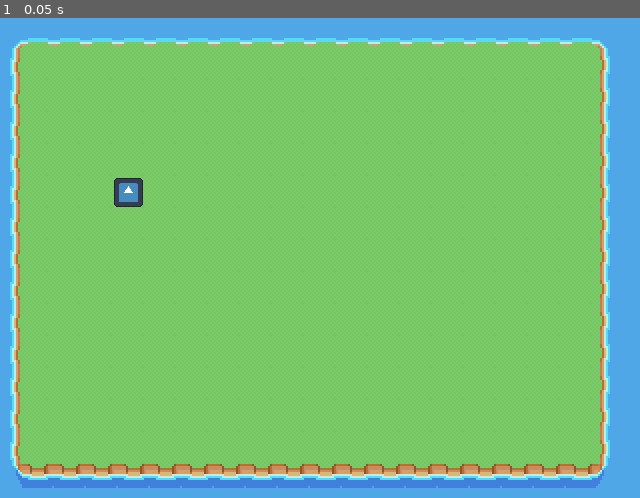
Above: before the commit, frame 1.
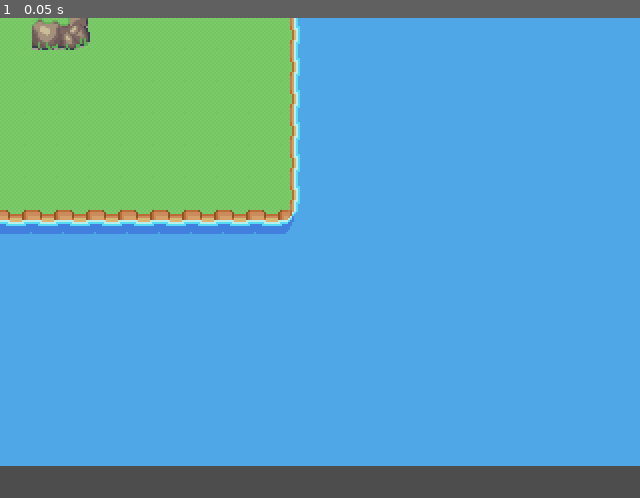
Above: after the commit, the same moment.

Repository: hal0zer0/sparklingfarce
Game: Godot game, scene res://Scenes/TestScene1.tscn
Same seed, same stepped clock (60 frames per second), same inputs: the game is played once before the commit and once after it. The engine's default icon, where the game draws it, is replaced by a stand-in: a white triangle on a blue panel in a dark square.
Inputs:
- Up to frame 1 (0.05 s): no input

The runs differ from the first frame. In frame 1, 78% of the frame differs, in the area x 0-100%, y 0-100%.

Commit message:
improving test level

Diff:
--- a/Scenes/TestChar1.tscn
+++ b/Scenes/TestChar1.tscn
@@ -22,9 +22,10 @@
 script = ExtResource("1_w06tq")
 
 [node name="CollisionShape2D" type="CollisionShape2D" parent="."]
+position = Vector2(-8, -8)
 shape = SubResource("RectangleShape2D_pdbgd")
 
 [node name="AnimatedSprite2D" type="AnimatedSprite2D" parent="."]
-position = Vector2(-0.799999, -0.799999)
+position = Vector2(-8, -8)
 scale = Vector2(0.1125, 0.1125)
 sprite_frames = SubResource("SpriteFrames_3xh3b")
--- a/Scenes/TestScene1.tscn
+++ b/Scenes/TestScene1.tscn
@@ -9,13 +9,13 @@
 script = ExtResource("1_ymx67")
 
 [node name="Tyler" parent="." instance=ExtResource("1_khkcp")]
-position = Vector2(155, 127)
 layer_0/tile_data = PackedInt32Array(-1114134, 786432, 1, -1048598, 786432, 1, -983062, 786432, 1, -917526, 786432, 1,  …(29157 unchanged characters)…
-layer_1/tile_data = PackedInt32Array(-393225, 262144, 1, -32 …(1261 unchanged characters)… 262144, 1, -196612, 262144, 1, -131076, 262144, 1, -65540, 262144, 1, -4, 262144, 1, 65532, 262144, 1, 13106 …(3053 unchanged characters)…
+layer_1/tile_data = PackedInt32Array(-393225, 262144, 1, -32 …(1261 unchanged characters)… 262144, 1, -196612, 262144, 1, -131076, 65536, 8, -65540, 65536, 8, -4, 262144, 1, 65532, 262144, 1, 13106 …(3053 unchanged characters)…
+layer_2/tile_data = PackedInt32Array(65533, 0, 10, 65534, 65536, 10, -3, 0, 9, -65539, 0, 8, -131075, 0, 7, -131074, 65536, 7, -131073, 65536, 7, -196608, 65536, 7, -196607, 262144, 7, -196606, 327680, 7, -131070, 327680, 8, -65534, 327680, 8, 2, 327680, 10, 1, 262144, 10, -1, 131072, 9, -65536, 196608, 9, -65537, 131072, 8, -131072, 196608, 8, -65538, 65536, 8, -2, 65536, 8, -131071, 65536, 8, -65535, 65536, 8)
 
 [node name="CharacterBody2D" parent="." instance=ExtResource("2_cndyt")]
 z_index = 1
-position = Vector2(65, 88)
+position = Vector2(-48, -32)
 
 [node name="BattleManager" parent="." instance=ExtResource("4_fn3q0")]
 position = Vector2(77, 155)
